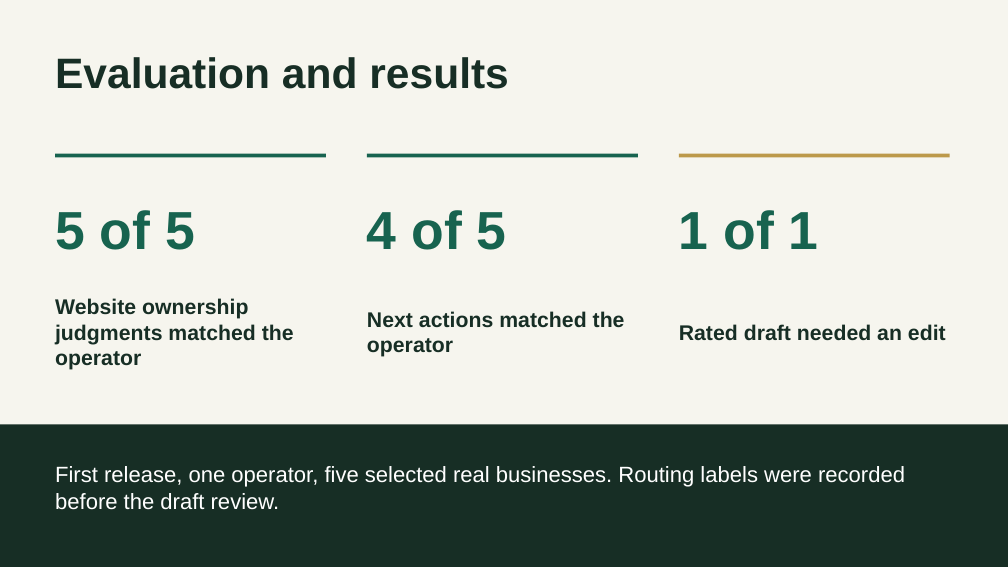
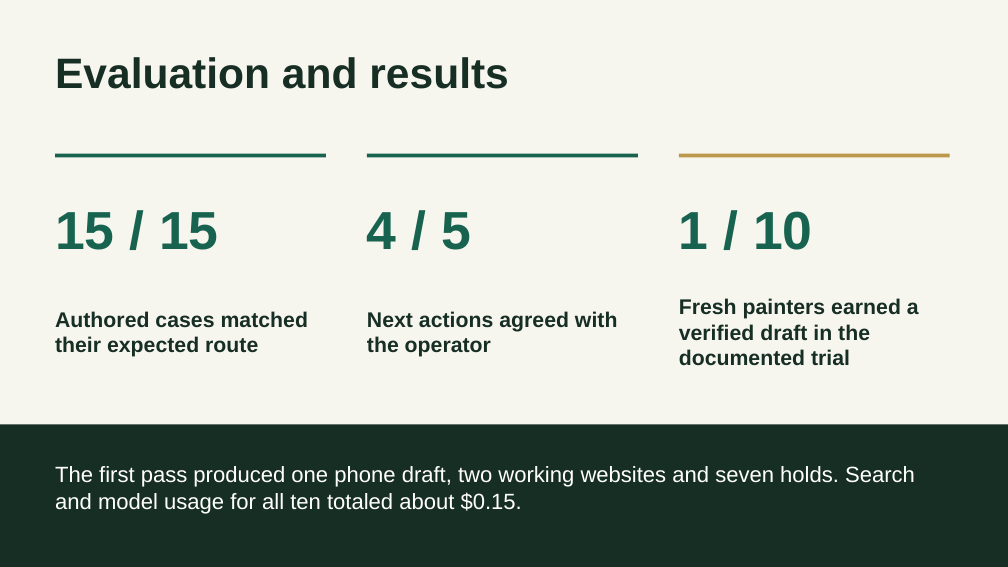
Before and after one commit to Abraham21/sitescout-capstone, a slide deck: slide 7 of submission/SiteScout Presentation.pptx. Drawn at 1008x567 pixels with LibreOffice and Linux fonts; fonts in the diff are those of the drawing. Boxes give left, top, right and bottom in pixels: in the first picture for what was removed or moved away, otherwise in the second. Text is boxed around its words. In the diff, an @@ line names an element or a change of style, - is before the commit and + after.

Commit message:
Track outreach, verify painter contact paths, and align the capstone handoff

```diff
--- a/submission/SiteScout Presentation.pptx
+++ b/submission/SiteScout Presentation.pptx
@@ text at [55, 212, 219, 250]: text changed @@
-5 of 5
+15 / 15
@@ text at [367, 212, 471, 250]: text changed @@
-4 of 5
+4 / 5
@@ text at [679, 211, 813, 250]: text changed @@
-1 of 1
+1 / 10
@@ text at [679, 298, 919, 365]: text changed @@
-Rated draft needed an edit
+Fresh painters earned a verified draft in the documented trial
@@ text at [55, 311, 308, 357]: text changed @@
-Website ownership judgments matched the operator
+Authored cases matched their expected route
@@ text at [367, 311, 617, 357]: text changed @@
-Next actions matched the operator
+Next actions agreed with the operator
@@ text at [55, 466, 915, 514]: text changed @@
-First release, one operator, five selected real businesses. Routing labels were recorded before the draft review.
+The first pass produced one phone draft, two working websites and seven holds. Search and model usage for all ten totaled about $0.15.
```
Also in this commit, not shown: 7 other slides changed, 23 other files.
